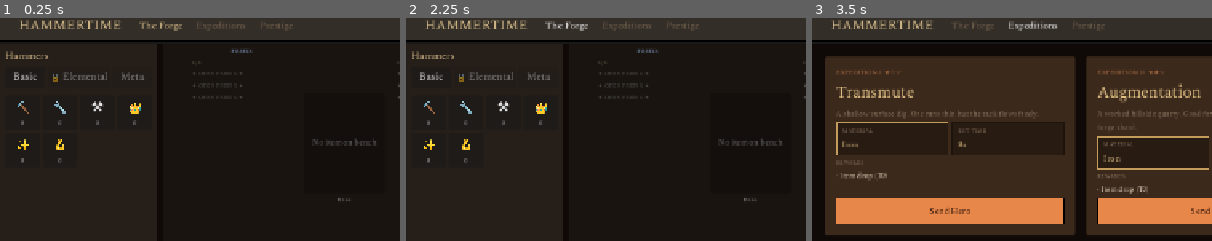
Above: before the commit, frames 1-3 (left to right).
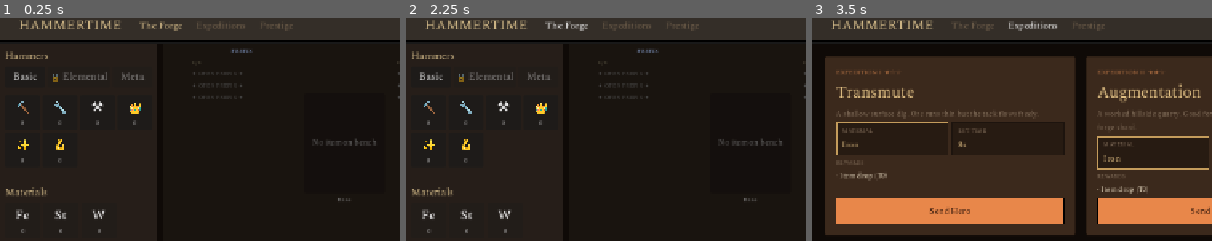
Above: after the commit, the same moments.

Repository: loginn/hammertime
Game: Godot game, scene res://scenes/main.tscn
Same seed, same stepped clock (60 frames per second), same inputs: the game is played once before the commit and once after it.
Inputs (mouse positions are % of the whole screen's width and height, from its top left):
- Up to frame 1 (0.25 s): no input
- Up to frame 2 (2.25 s): click (24, 65) at 0.5 s; click (24, 65) at 1.25 s; click "The Forge" at 2 s
- Up to frame 3 (3.5 s): click "Expeditions" at 2.75 s
The pictures show only the part of the screen within x 0-50%, y 1-51%; the shares and areas given below are measured in that part.

The runs differ from the first frame. In frame 1, 0.5% of the frame differs, in the area x 1-26%, y 75-97%; in frame 2, 0.5%; in frame 3, nothing differs.

Commit message:
feat: Added Materials section to hammer_rail with Fe/St/W slots that di…
- scenes/forge/hammer_rail.gd
- scenes/forge/hammer_rail.tscn

GSD-Task: S03/T03

Diff:
--- a/scenes/forge/hammer_rail.gd
+++ b/scenes/forge/hammer_rail.gd
@@ -1,6 +1,12 @@
 extends VBoxContainer
 
 signal hammer_selected(key: String)
+
+const MATERIAL_DATA: Array[Dictionary] = [
+	{"key": "iron", "name": "Iron", "glyph": "Fe"},
+	{"key": "steel", "name": "Steel", "glyph": "St"},
+	{"key": "wood", "name": "Wood", "glyph": "W"},
+]
 
 const HAMMER_DATA: Array[Dictionary] = [
 	{"key": "tack", "glyph": "🔨", "name": "Tack Hammer", "verb": "Transmute", "effect": "Normal → Magic", "target": "Normal"},
@@ -15,8 +21,10 @@
 var _selected_key: String = ""
 var _buttons: Dictionary = {}
 var _count_labels: Dictionary = {}
+var _material_count_labels: Dictionary = {}
 
 @onready var _grid: GridContainer = $MarginContainer/Content/Grid
+@onready var _materials_grid: GridContainer = $MarginContainer/Content/MaterialsGrid
 @onready var _detail_panel: PanelContainer = $MarginContainer/Content/DetailPanel
 @onready var _detail_name: Label = $MarginContainer/Content/DetailPanel/DetailVBox/DetailName
 @onready var _detail_verb: Label = $MarginContainer/Content/DetailPanel/DetailVBox/DetailVerb
@@ -27,6 +35,7 @@
 
 func _ready() -> void:
 	_build_buttons()
+	_build_material_slots()
 	_update_all_counts()
 	_detail_panel.visible = false
 	GameEvents.currency_changed.connect(_on_currency_changed)
@@ -93,6 +102,43 @@
 		_count_labels[data["key"]] = count_label
 
 
+func _build_material_slots() -> void:
+	for data in MATERIAL_DATA:
+		var btn := Button.new()
+		btn.custom_minimum_size = Vector2(56, 56)
+		btn.size_flags_horizontal = Control.SIZE_EXPAND_FILL
+		btn.disabled = true
+
+		var vbox := VBoxContainer.new()
+		vbox.alignment = BoxContainer.ALIGNMENT_CENTER
+		vbox.size_flags_horizontal = Control.SIZE_EXPAND_FILL
+		vbox.size_flags_vertical = Control.SIZE_EXPAND_FILL
+		vbox.mouse_filter = Control.MOUSE_FILTER_IGNORE
+		vbox.add_theme_constant_override("separation", 0)
+
+		var glyph_label := Label.new()
+		glyph_label.text = data["glyph"]
+		glyph_label.horizontal_alignment = HORIZONTAL_ALIGNMENT_CENTER
+		glyph_label.add_theme_font_size_override("font_size", 22)
+		glyph_label.mouse_filter = Control.MOUSE_FILTER_IGNORE
+		vbox.add_child(glyph_label)
+
+		var count_label := Label.new()
+		count_label.text = "0"
+		count_label.horizontal_alignment = HORIZONTAL_ALIGNMENT_CENTER
+		count_label.add_theme_font_size_override("font_size", 10)
+		count_label.add_theme_color_override("font_color", Color(0.7, 0.7, 0.7))
+		count_label.mouse_filter = Control.MOUSE_FILTER_IGNORE
+		vbox.add_child(count_label)
+
+		btn.add_child(vbox)
+		vbox.set_anchors_and_offsets_preset(Control.PRESET_FULL_RECT)
+		btn.tooltip_text = data["name"]
+
+		_materials_grid.add_child(btn)
+		_material_count_labels[data["key"]] = count_label
+
+
 func _on_hammer_pressed(key: String) -> void:
 	_selected_key = key
 	_update_selection_highlight()
@@ -135,6 +181,8 @@
 func _on_currency_changed(currency_key: String, new_amount: int) -> void:
 	if currency_key in _count_labels:
 		_count_labels[currency_key].text = str(new_amount)
+	if currency_key in _material_count_labels:
+		_material_count_labels[currency_key].text = str(new_amount)
 	if currency_key == _selected_key:
 		_detail_count.text = "Count: %d" % new_amount
 
@@ -143,6 +191,9 @@
 	for key in _count_labels:
 		var count: int = GameState.currency_counts.get(key, 0)
 		_count_labels[key].text = str(count)
+	for key in _material_count_labels:
+		var count: int = GameState.currency_counts.get(key, 0)
+		_material_count_labels[key].text = str(count)
 
 
 func get_selected_key() -> String:
--- a/scenes/forge/hammer_rail.tscn
+++ b/scenes/forge/hammer_rail.tscn
@@ -97,3 +97,17 @@
 theme_override_colors/font_color = Color(0.6, 0.6, 0.6, 1)
 theme_override_font_sizes/font_size = 11
 text = "Count: 0"
+
+[node name="Spacer3" type="Control" parent="MarginContainer/Content"]
+layout_mode = 2
+custom_minimum_size = Vector2(0, 8)
+
+[node name="MaterialsHeader" type="Label" parent="MarginContainer/Content"]
+layout_mode = 2
+theme_override_colors/font_color = Color(0.85, 0.75, 0.55, 1)
+theme_override_font_sizes/font_size = 16
+text = "Materials"
+
+[node name="MaterialsGrid" type="GridContainer" parent="MarginContainer/Content"]
+layout_mode = 2
+columns = 4
